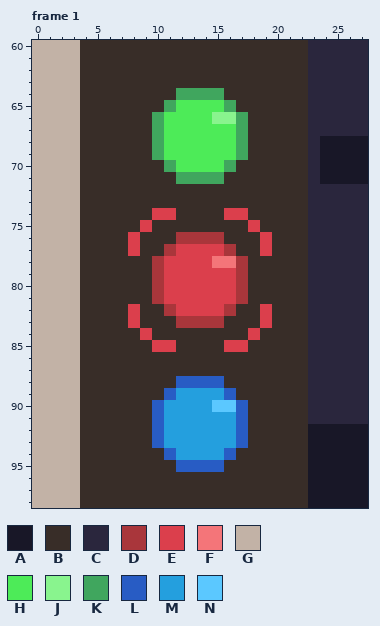
Edited in one commit: pixel-art file (Dimension Deck/Assets/Sprites/action cards/action-card.aseprite). That is the earlier state.
128x176 pixels, 2 frames. Colours within 5 levels of each other are drawn and written as one. Shown: frame 1: x 0..27, y 60..98. The commit also changed other frames or places, which this record leaves out.
Palette (. is transparent): A #181727  B #382d28  C #2a263d  D #a9363b  E #db3f4c  F #f47579  G #c2b2a6  H #4deb58  J #89f48e  K #40a65e  L #285cc4  M #249fde  N #5bc8ff
The same view after the edit:
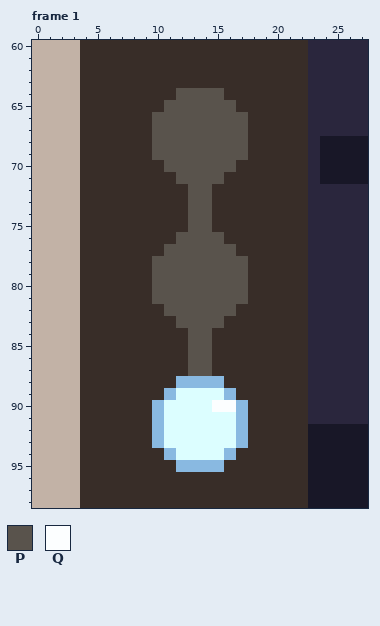
Colours new in this view: P #59534c  Q #fcfeff
The exact change:
colour L: #285cc4 -> #89b9e1
colour M: #249fde -> #dcfeff
Changed rows in their new state; - is a pixel that keeps its letter.
Frame 1, layer "type":
first column x 8:
64 ----PPPP----
65 ---PPPPPP---
66 --PPPPPPPP--
67 --PPPPPPPP--
68 --PPPPPPPP--
69 --PPPPPPPP--
70 ---PPPPPP---
71 ----PPPP----
72 -----PP-----
73 -----PP-----
74 --BB-PP-BB--
75 -B---PP---B-
76 B---PPPP---B
77 B--PPPPPP--B
78 --PPPPPPPP--
79 --PPPPPPPP--
80 --PPPPPPPP--
81 --PPPPPPPP--
82 B--PPPPPP--B
83 B---PPPP---B
84 -B---PP---B-
85 --BB-PP-BB--
86 -----PP-----
87 -----PP-----
90 -------QQ---
Boxes around the changes in both pictures, in picture pixels (x1, y1, x2, y2):
changed: (128, 88, 272, 472)
